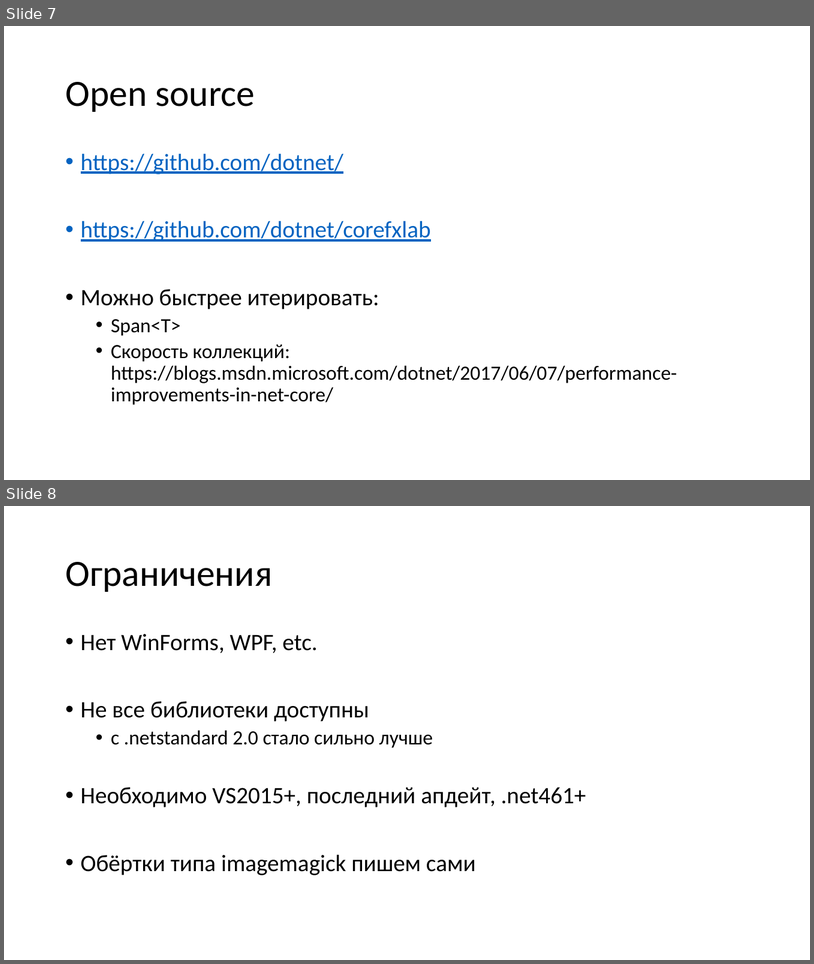
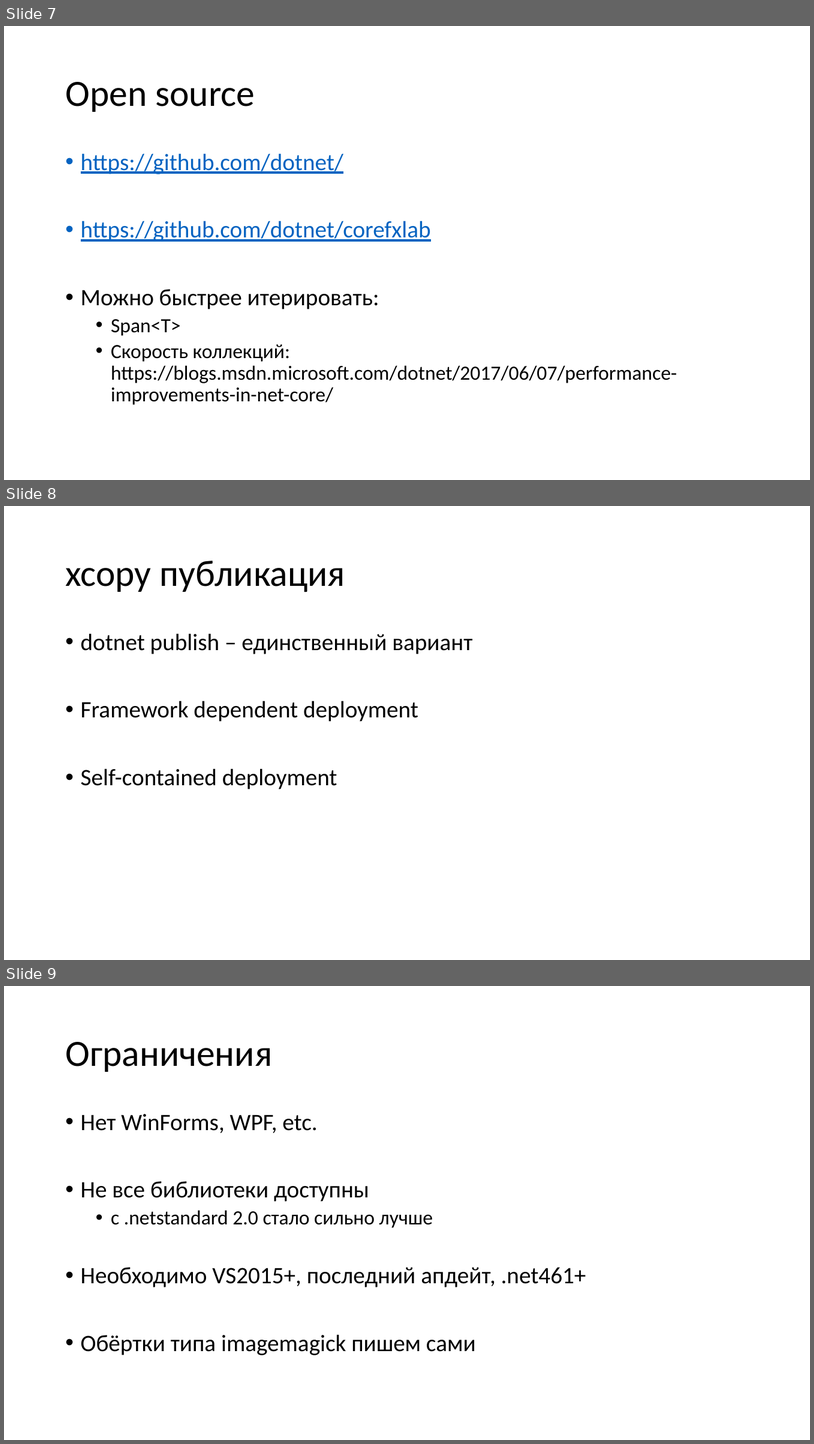
Before and after one commit to aensidhe/presentations, a slide deck: 2017/10/net core and linux in production.pptx. Shown one above the other, each under a label of ours: slides 7 and 8 before the commit, slides 7, 8 and 9 after it. The pictures are 814x964 and 814x1444 pixels, drawn with LibreOffice and Linux fonts; fonts in the diff are those of the drawing. Boxes give left, top, right and bottom in pixels: in the first picture for what was removed or moved away, otherwise in the second. Text is boxed around its words. In the diff, an @@ line names an element or a change of style, - is before the commit and + after.

```diff
--- a/2017/10/net core and linux in production.pptx
+++ b/2017/10/net core and linux in production.pptx
@@ slide 8 added at (4, 506, 810, 960), background #FFFFFF @@
@@ title added at (65, 561, 345, 592), 44 pt, text #000000 @@
+xcopy публикация
@@ text added at (81, 633, 473, 789), 28 pt, text #000000 @@
+• dotnet publish – единственный вариант
+• Framework dependent deployment
+• Self-contained deployment
@@ what was slide 8 is now slide 9 @@
```
Also in this commit, not shown: 2 slides changed, 1 slide removed.
